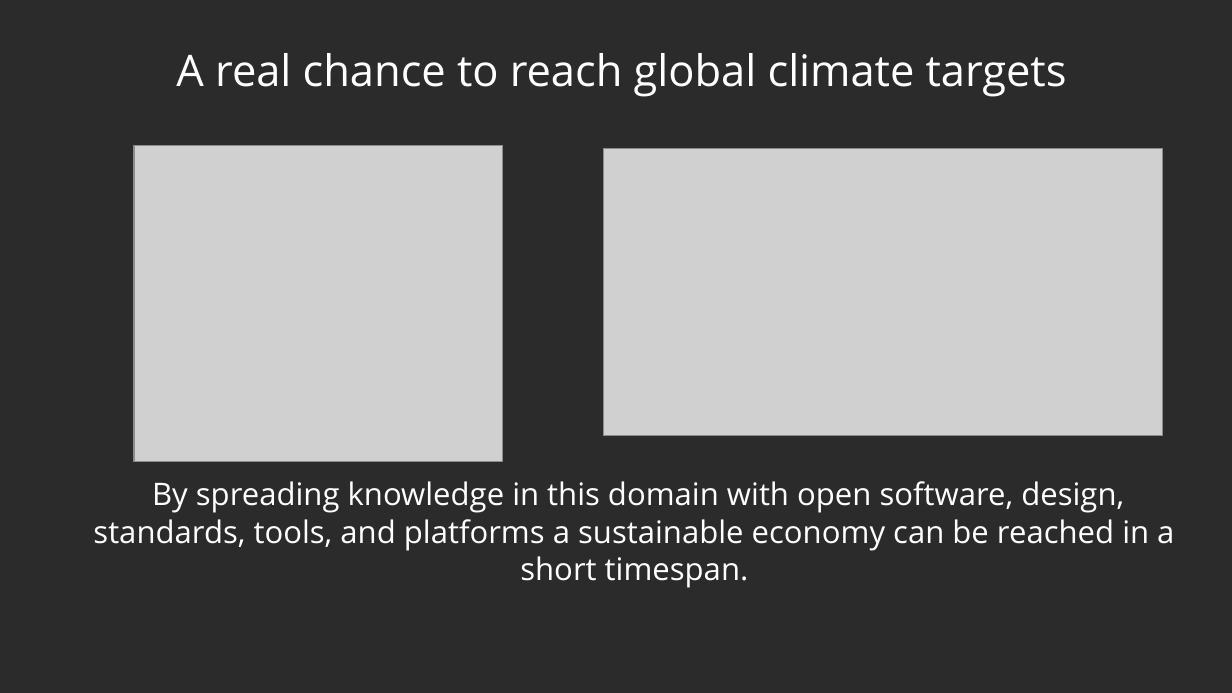
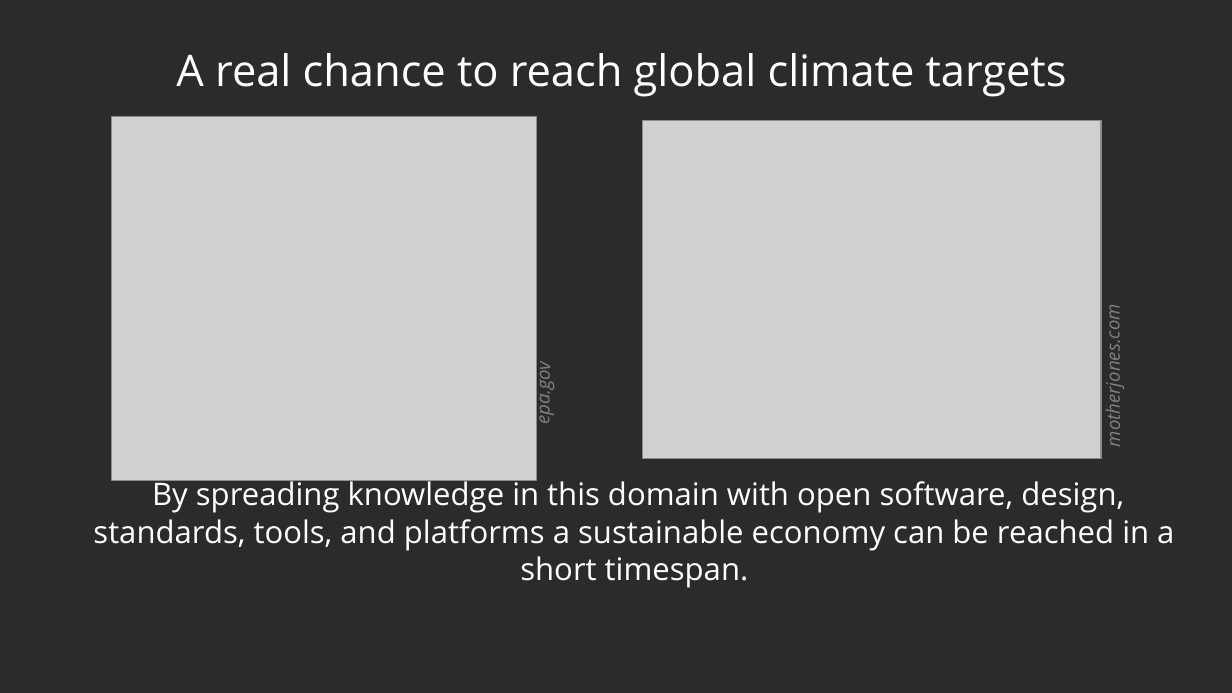
Before and after one commit to protontypes/documents, a slide deck: slide 4 of slides/2020-11-05_protontypes_GeneralSlides_R04.odp (slide 8 before the commit). Drawn at 1232x693 pixels with LibreOffice and Linux fonts; fonts in the diff are those of the drawing; grey boxes stand for pictures; background and template pictures are left out; a plain dark background stands for a picture behind light text. Boxes give left, top, right and bottom in pixels: in the first picture for what was removed or moved away, otherwise in the second. Text is boxed around its words. In the diff, an @@ line names an element or a change of style, - is before the commit and + after.

```diff
--- a/slides/2020-11-05_protontypes_GeneralSlides_R04.odp
+++ b/slides/2020-11-05_protontypes_GeneralSlides_R04.odp
@@ picture: place and size @@
-picture at [134,145,503,462]
+picture at [112,116,537,481]
@@ picture: place and size @@
-picture at [604,149,1163,436]
+picture at [643,121,1101,458]
@@ text added at [1100,318,1125,443], 12 pt, text #808080, italic @@
+motherjones.com
@@ text added at [530,367,555,422], 12 pt, text #808080, italic @@
+epa.gov
```
Also in this commit, not shown: 5 other slides changed, 3 other files.
